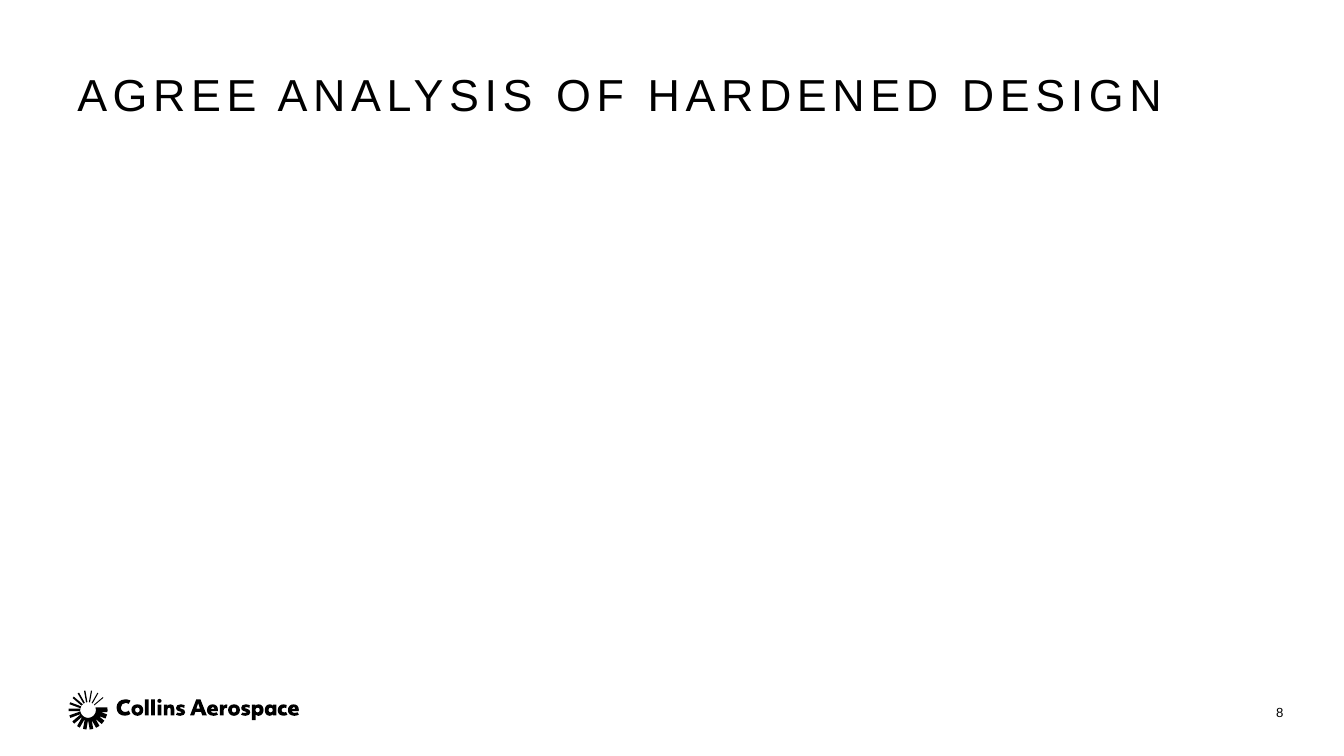
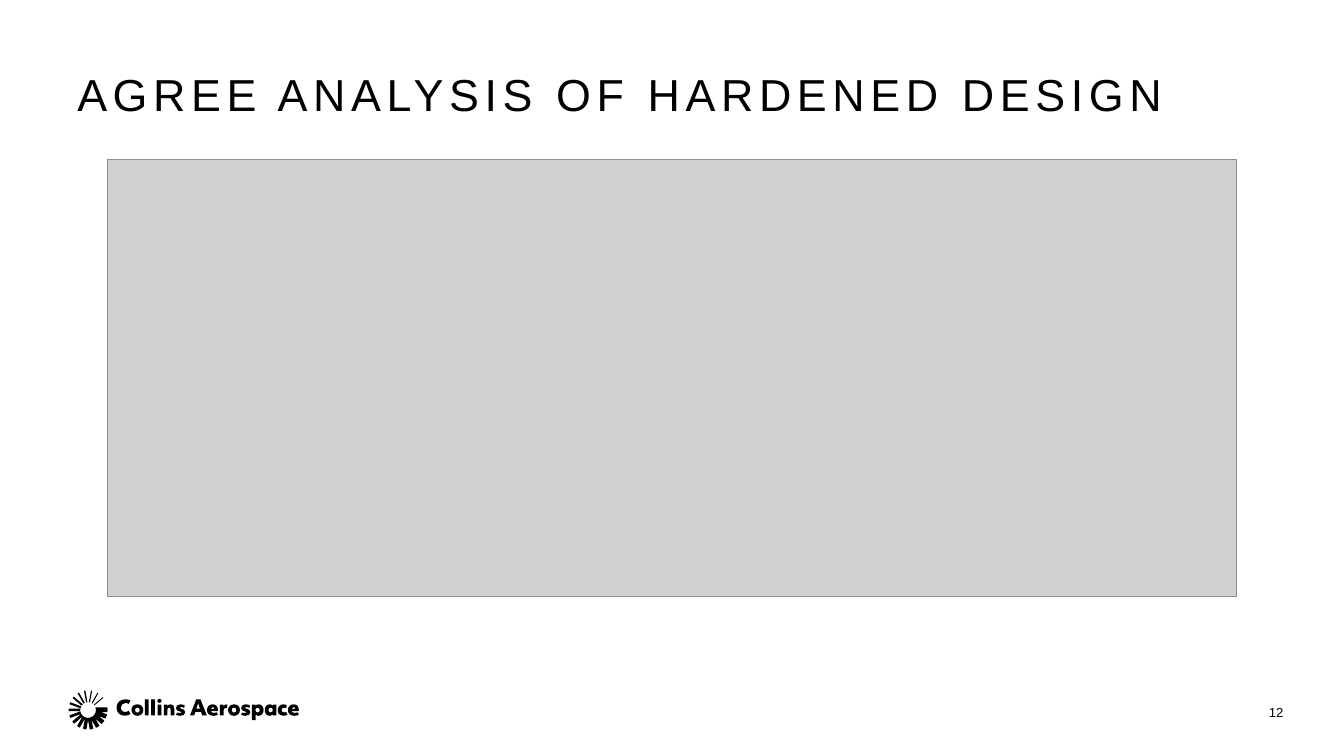
Before and after one commit to ericmercer/verified-mon-flt-synthesis, a slide deck: slide 12 of presentation/MODELS-2021.pptx (slide 8 before the commit). Drawn at 1344x756 pixels with LibreOffice and Linux fonts; fonts in the diff are those of the drawing; grey boxes stand for pictures. Boxes give left, top, right and bottom in pixels: in the first picture for what was removed or moved away, otherwise in the second. Text is boxed around its words. In the diff, an @@ line names an element or a change of style, - is before the commit and + after.

```diff
--- a/presentation/MODELS-2021.pptx
+++ b/presentation/MODELS-2021.pptx
@@ picture added at (108,159,1236,596) @@
@@ page number at (1269,707,1284,717): text changed @@
-8
+12
```
Also in this commit, not shown: 4 other slides changed, 7 slides added, 2 slides removed, 1 other file.
